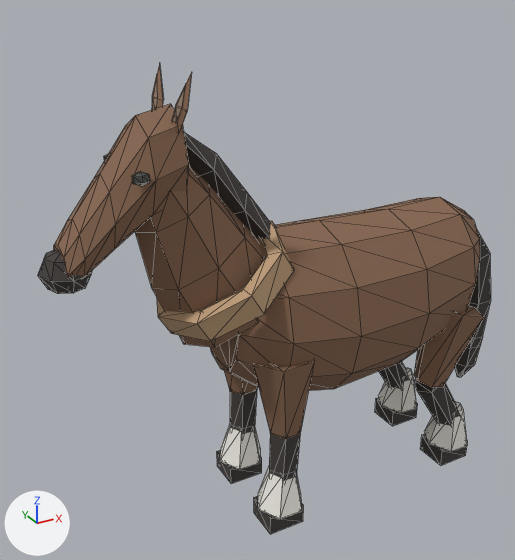
One commit to the glTF model deliverables/marked-models-trial/horse.glb: the scene before it, then after it.
The view is the same before and after, from a 50 mm camera at (-0.628, -0.842, 0.812) aimed at (-0.146, 0.034, 0.374). Arrows for +X, +Y and +Z are at lower left; the lights stay in place. The picture after the commit comes second. Mesh edges are drawn as thin lines. Where no turn or scale is listed for an object, it has been applied to the vertices. Vertices at exactly the same position are counted once.

In view in the first picture: 'Arched_Neck', 'Crest_Mane', 'Draught_Barrel', 'Horse_Collar', 'Long_Head', 'ear-1_Inset', 'ear-1_Outer', 'ear1_Outer', 'foreL_Cannon', 'foreL_Feather', 'foreL_Upper', 'foreR_Feather', 'head_coatTop', 'hindL_Upper', 'tail_coatTop' and 12 more.
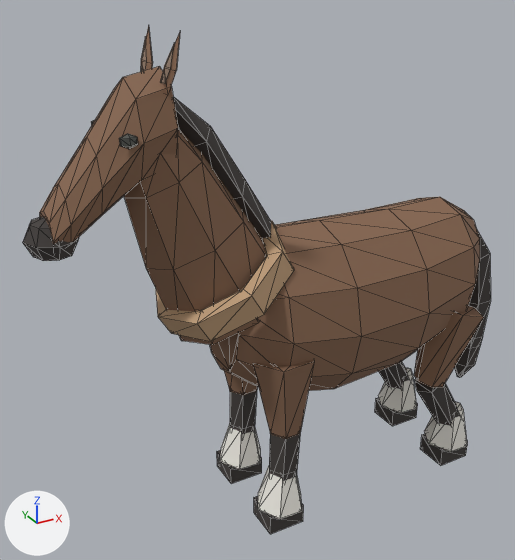
The newer file is also rescaled (x1.15) as a whole; pictures and numbers use the older file's frame.

Patch to the scene script:
```diff
--- a/deliverables/marked-models-trial/horse.glb.py
+++ b/deliverables/marked-models-trial/horse.glb.py
@@ me_arched_neck_mesh @@
-me_arched_neck_mesh.from_pydata(...)  # 32 vertices, 60 faces; spans x -0.352..-0.125, y -0.076..0.076, z 0.316..0.582
+me_arched_neck_mesh.from_pydata(...)  # 32 vertices, 60 faces; spans x -0.363..-0.121, y -0.076..0.076, z 0.323..0.629
+# me_arched_neck_mesh part 1: 30 of 32 vertices moved; they spanned x -0.352..-0.125, y -0.064..0.064, z 0.316..0.582 and now span x -0.363..-0.121, y -0.064..0.064, z 0.323..0.629; mean shift (-0.006, 0.0, 0.032); largest move (-0.352, 0.0, 0.538) -> (-0.363, 0.0, 0.587)
 me_arched_neck_mesh.materials.append(mat_coat)
@@ me_crest_mane_mesh @@
-me_crest_mane_mesh.from_pydata(...)  # 16 vertices, 28 faces; spans x -0.291..-0.135, y -0.03..0.03, z 0.439..0.62
+me_crest_mane_mesh.from_pydata(...)  # 16 vertices, 28 faces; spans x -0.301..-0.133, y -0.03..0.03, z 0.441..0.664
+# me_crest_mane_mesh part 2: 14 of 16 vertices moved; they spanned x -0.291..-0.135, y -0.03..0.03, z 0.439..0.62 and now span x -0.301..-0.133, y -0.03..0.03, z 0.441..0.664; mean shift (-0.007, 0.0, 0.029); largest move (-0.291, 0.0, 0.604) -> (-0.301, 0.0, 0.648)
 me_crest_mane_mesh.materials.append(mat_coattop)
@@ me_ear_1_inset_mesh @@
-me_ear_1_inset_mesh.from_pydata(...)  # 7 vertices, 10 faces; spans x -0.2981..-0.2865, y -0.0488..-0.0263, z 0.641..0.687
+me_ear_1_inset_mesh.from_pydata(...)  # 7 vertices, 10 faces; spans x -0.3101..-0.2985, y -0.0488..-0.0263, z 0.687..0.733
+# me_ear_1_inset_mesh part 3: the whole mesh is moved by (-0.012, 0.0, 0.046)
 me_ear_1_inset_mesh.materials.append(mat_earinner)
@@ me_ear_1_outer_mesh @@
-me_ear_1_outer_mesh.from_pydata(...)  # 7 vertices, 10 faces; spans x -0.2973..-0.28, y -0.056..-0.017, z 0.628..0.7
+me_ear_1_outer_mesh.from_pydata(...)  # 7 vertices, 10 faces; spans x -0.3093..-0.292, y -0.056..-0.017, z 0.674..0.746
+# me_ear_1_outer_mesh part 4: the whole mesh is moved by (-0.012, 0.0, 0.046)
 me_ear_1_outer_mesh.materials.append(mat_coat)
@@ me_ear1_outer_mesh @@
-me_ear1_outer_mesh.from_pydata(...)  # 7 vertices, 10 faces; spans x -0.2973..-0.28, y 0.017..0.056, z 0.628..0.7
+me_ear1_outer_mesh.from_pydata(...)  # 7 vertices, 10 faces; spans x -0.3093..-0.292, y 0.017..0.056, z 0.674..0.746
+# me_ear1_outer_mesh part 5: the whole mesh is moved by (-0.012, 0.0, 0.046)
 me_ear1_outer_mesh.materials.append(mat_coat)
@@ me_sphere @@
-me_sphere.from_pydata(...)  # 33 vertices, 58 faces; spans x -0.035..0.144, y -0.037..0.037, z -0.029..0.166
+me_sphere.from_pydata(...)  # 33 vertices, 58 faces; spans x -0.047..0.132, y -0.037..0.037, z 0.017..0.212
+# me_sphere part 6: the whole mesh is moved by (-0.012, 0.0, 0.046)
 me_sphere.materials.append(mat_coattop)
@@ me_long_head_mesh @@
-me_long_head_mesh.from_pydata(...)  # 40 vertices, 76 faces; spans x -0.446..-0.288, y -0.057..0.057, z 0.438..0.656
+me_long_head_mesh.from_pydata(...)  # 40 vertices, 76 faces; spans x -0.458..-0.3, y -0.057..0.057, z 0.484..0.702
+# me_long_head_mesh part 7: the whole mesh is moved by (-0.012, 0.0, 0.046)
 me_long_head_mesh.materials.append(mat_coat)
```

Where the change shows, as pixel boxes (x1, y1, x2, y2) in the pictures (515 x 560 px):
'Long_Head', moved: before (54, 104, 189, 278); after (40, 66, 178, 245)
'Arched_Neck', reshaped (11% wider, 19% taller): before (135, 166, 263, 347); after (124, 129, 266, 345)
'Crest_Mane', reshaped (12% wider, 31% taller): before (184, 132, 271, 239); after (173, 97, 271, 238)
'head_coatTop', moved: before (38, 250, 92, 294); after (23, 217, 79, 261)
'ear-1_Outer', moved: before (173, 72, 192, 133); after (162, 32, 180, 95)
'ear1_Outer', moved: before (152, 63, 164, 108); after (141, 25, 153, 70)
'ear-1_Inset', moved: before (172, 83, 186, 122); after (161, 44, 174, 84)
